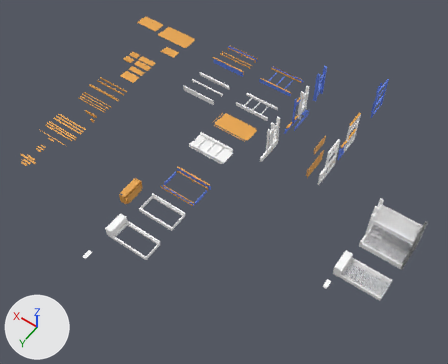
One commit to the glTF model public/models/plan.glb: the scene before it, then after it.
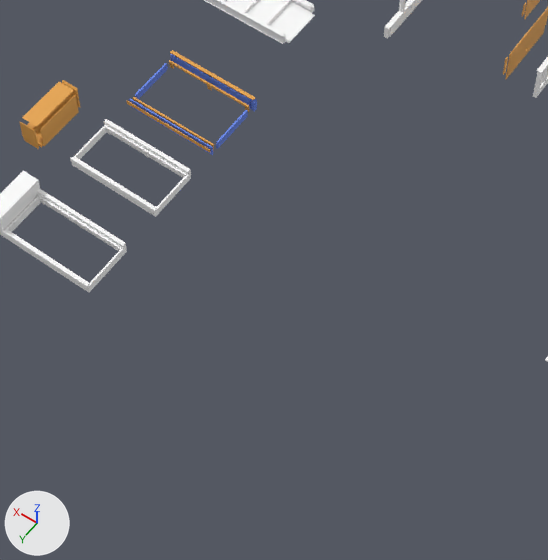
The first picture shows the older version from a 50 mm camera at (-2.8, 17.5, 25.3) aimed at (8.7, 1.4, 0.0). The close-ups show the older and then the newer version on the part from 25% to 72% of the width and 40% to 100% of the height of that picture. Only the edits that show in the close-ups are written down. Arrows for +X, +Y and +Z are at lower left; the lights stay in place. Where no turn or scale is listed for an object, it has been applied to the vertices.

The first close-up shows 'bed-rail-side.007', 'cabinet-back.016', 'cabinet-top.005', 'cabinet-top.006', 'queen-head.093', 'twin-platform-bottom.006' and 47 more.
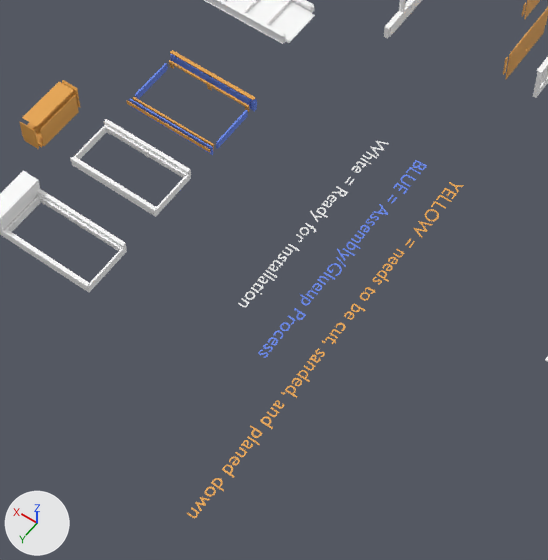
The change, as a list of edits to the scene's bpy script:
```text
Add me_text_002:
    me_text_002.from_pydata(...)  # 1823 vertices, 1783 faces; spans x -0.26..0.09, y 0.0..4.6, z 0.0
Add me_text_001:
    me_text_001.from_pydata(...)  # 1878 vertices, 1842 faces; spans x -0.26..0.09, y 0.03..5.21, z 0.0
    me_text_001.materials.append(mat_add)  # blue #6485e7
Add me_text:
    me_text.from_pydata(...)  # 2967 vertices, 2923 faces; spans x -0.26..0.09, y 0.0..8.3, z 0.0
    me_text.materials.append(mat_cut)  # orange #e7a54b
Add ob_text_002:
    ob_text_002 = bpy.data.objects.new('Text.002', me_text_002)
    ob_text_002.location = (6.64, 1.38, 0.0)
Add ob_text_001:
    ob_text_001 = bpy.data.objects.new('Text.001', me_text_001)
    ob_text_001.location = (5.75, 1.38, 0.0)
Add ob_text:
    ob_text = bpy.data.objects.new('Text', me_text)
    ob_text.location = (4.94, 1.38, 0.0)
```

What differs and where, as boxes [x1, y1, x2, y2] in the close-ups (548 x 560 px):
'Text', added: after [187, 182, 464, 518]
'Text.001', added: after [258, 160, 427, 358]
'Text.002', added: after [238, 141, 389, 307]
